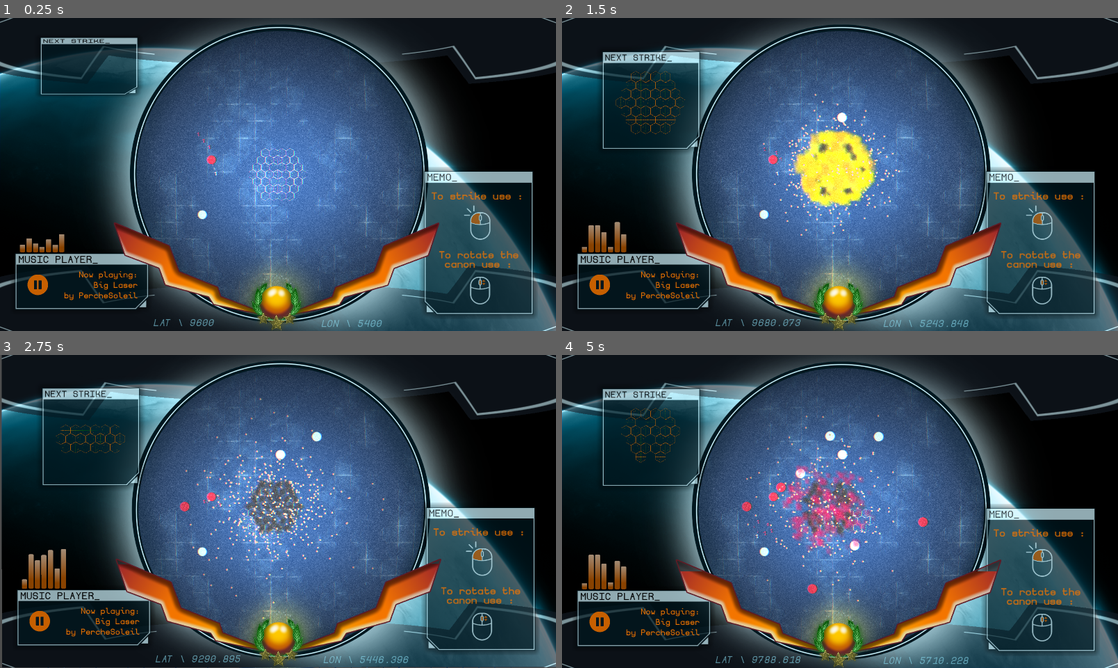
Above: before the commit, frames 1-4 (two rows, left to right).
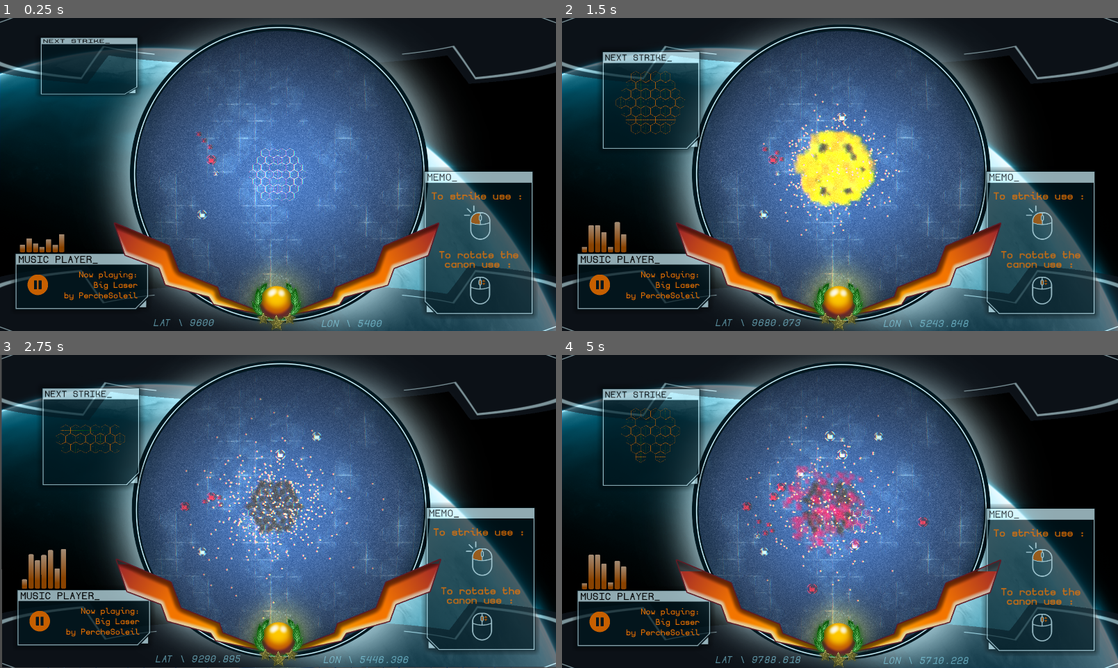
Above: after the commit, the same moments.

Repository: Rheyles/Semi-Surgical-Strike---GMTK2024
Game: Godot game, scene res://Scenes/Test/test.tscn
The game is run twice, just before and just after one commit, with the same random seed, the same clock (stepped at 60 frames per second) and the same inputs.
Inputs (mouse positions are in pixels of both pictures, inside the frame that each line leads up to):
- Up to frame 1 (0.25 s): no input
- Up to frame 2 (1.5 s): click (840, 174) at 0.6 s; move the mouse to (845, 168) at 1.27 s; right-click (845, 168) at 1.35 s
- Up to frame 3 (2.75 s): move the mouse to (266, 514) at 2.02 s; tap Mouse wheel down (Rotate_Down) at 2.1 s
- Up to frame 4 (5 s): move the mouse to (817, 520) at 2.77 s; tap Mouse wheel up (Rotate_Up) at 2.85 s; move the mouse to (828, 511) at 3.52 s; click (828, 511) at 3.6 s; move the mouse to (845, 520) at 4.27 s; right-click (845, 520) at 4.35 s

The runs differ from the first frame. In frame 1, 0.1% of the frame differs, in the area x 35-40%, y 36-65%; in frame 2, 0.2%; in frame 3, 0.2%; in frame 4, 0.5%, in the area x 32-66%, y 24-77%.

Commit message:
Music update + Base icons por units

Diff:
--- a/Scenes/Test/test.tscn
+++ b/Scenes/Test/test.tscn
@@ -25,12 +25,12 @@
 [ext_resource type="Texture2D" uid="uid://buu1cgllhowag" path="res://Ressources/Sprites/Battleground/jauge_fill.png" id="19_8pmpo"]
 [ext_resource type="FontFile" uid="uid://dn3uk4r35blam" path="res://Ressources/Fonts/BorgenBold.ttf" id="19_rggjf"]
 [ext_resource type="Texture2D" uid="uid://bxlada3plcdt3" path="res://Ressources/Sprites/UI/left_click.png" id="20_viy54"]
-[ext_resource type="AudioStream" uid="uid://cjoc0y3c52bgf" path="res://Ressources/Musics/game_jam_3.wav" id="21_l4803"]
 [ext_resource type="Texture2D" uid="uid://ltie3itbc25u" path="res://Ressources/Sprites/UI/molette.png" id="21_ylq0g"]
 [ext_resource type="Texture2D" uid="uid://cyqatjp5xws50" path="res://Ressources/Sprites/UI/190521.png" id="22_mqgrw"]
 [ext_resource type="Script" path="res://Scenes/UI/CanonCoord.gd" id="22_yk8t1"]
 [ext_resource type="FontFile" uid="uid://c8f0ndoan20ok" path="res://Ressources/Fonts/BorgenBoldOblique.ttf" id="23_1qr2o"]
 [ext_resource type="Texture2D" uid="uid://bntk58cqucmdh" path="res://Ressources/Sprites/UI/audio_bar.png" id="23_fiaqb"]
+[ext_resource type="AudioStream" uid="uid://3nho6m56acmh" path="res://Ressources/Musics/game_jam_5.wav" id="31_u6hdj"]
 
 [sub_resource type="NavigationPolygon" id="NavigationPolygon_ylkdq"]
 vertices = PackedVector2Array(282, -438, 489, -225, 512, 59, 426, 303, 176, 500, -176, 498, -447, 312, -533, -27, -439, -293, -244, -461, 15, -511)
@@ -834,6 +834,6 @@
 vertical_alignment = 1
 
 [node name="MusicPlayer" type="AudioStreamPlayer" parent="."]
-stream = ExtResource("21_l4803")
+stream = ExtResource("31_u6hdj")
 autoplay = true
 bus = &"Music"
--- a/Scenes/base_city/base_city.gd
+++ b/Scenes/base_city/base_city.gd
@@ -9,6 +9,7 @@
 # Called when the node enters the scene tree for the first time.
 func _ready():
 	modulate = DATA.team_color[TEAM]
+	$Art/AnimationPlayer.play("idle")
 	$NavigationObstacle2D.radius = $CollisionShape2D.shape.radius
 
 
--- a/Scenes/base_city/base_city.tscn
+++ b/Scenes/base_city/base_city.tscn
@@ -1,12 +1,37 @@
-[gd_scene load_steps=10 format=3 uid="uid://ouwypy3gld76"]
+[gd_scene load_steps=15 format=3 uid="uid://ouwypy3gld76"]
 
 [ext_resource type="Script" path="res://Scenes/base_city/base_city.gd" id="1_65fsf"]
-[ext_resource type="Texture2D" uid="uid://b3yoliapk3bl0" path="res://Ressources/Sprites/Placeholders/PlaceHolder_Circle - Copie.png" id="1_xkpib"]
 [ext_resource type="PackedScene" uid="uid://dioy76npxq04q" path="res://Scenes/base_unit/base_unit.tscn" id="2_v1arg"]
+[ext_resource type="Texture2D" uid="uid://mmnb81msxtbp" path="res://Ressources/Sprites/Shadow.png" id="2_xej13"]
+[ext_resource type="Texture2D" uid="uid://bdheytk1e3wjw" path="res://Ressources/Sprites/Units/factory.png" id="3_pxpf6"]
 [ext_resource type="PackedScene" uid="uid://bcas4k2m4wmak" path="res://Scenes/basic_components/health_component.tscn" id="3_v75ac"]
+[ext_resource type="Texture2D" uid="uid://cc6wog45c7uas" path="res://Ressources/Sprites/Units/contour.png" id="4_d3i7x"]
 [ext_resource type="PackedScene" uid="uid://4pibc52li4jo" path="res://Scenes/basic_components/attack_component.tscn" id="4_ia1o0"]
+[ext_resource type="Texture2D" uid="uid://cusg415dvvmt2" path="res://Ressources/Sprites/light.png" id="5_46emf"]
 [ext_resource type="PackedScene" uid="uid://c1i11btexox5i" path="res://Scenes/projectiles/base_projectile.tscn" id="5_y4m43"]
 [ext_resource type="PackedScene" uid="uid://ta3blwa24sqb" path="res://Scenes/basic_components/factory_component.tscn" id="6_hxf1v"]
+
+[sub_resource type="Animation" id="Animation_xn7aq"]
+resource_name = "idle"
+length = 2.0
+loop_mode = 1
+tracks/0/type = "value"
+tracks/0/imported = false
+tracks/0/enabled = true
+tracks/0/path = NodePath("Contour:scale")
+tracks/0/interp = 2
+tracks/0/loop_wrap = true
+tracks/0/keys = {
+"times": PackedFloat32Array(0, 1, 2),
+"transitions": PackedFloat32Array(1, 1, 1),
+"update": 0,
+"values": [Vector2(1, 1), Vector2(0.86, 0.86), Vector2(1, 1)]
+}
+
+[sub_resource type="AnimationLibrary" id="AnimationLibrary_yhw6s"]
+_data = {
+"idle": SubResource("Animation_xn7aq")
+}
 
 [sub_resource type="CircleShape2D" id="CircleShape2D_plehk"]
 radius = 15.0
@@ -17,10 +42,32 @@
 [node name="BaseCity" type="StaticBody2D"]
 script = ExtResource("1_65fsf")
 
-[node name="Sprite2D" type="Sprite2D" parent="."]
-scale = Vector2(0.5, 0.5)
-texture = ExtResource("1_xkpib")
-metadata/_edit_lock_ = true
+[node name="Art" type="Node2D" parent="."]
+modulate = Color(1, 1, 1, 0.901961)
+position = Vector2(-1.19209e-07, 0)
+scale = Vector2(0.087, 0.087)
+
+[node name="Shadow" type="Sprite2D" parent="Art"]
+position = Vector2(-4.76837e-06, -4.76837e-06)
+scale = Vector2(14.1844, 14.1844)
+texture = ExtResource("2_xej13")
+
+[node name="Icon" type="Sprite2D" parent="Art"]
+texture = ExtResource("3_pxpf6")
+
+[node name="Contour" type="Sprite2D" parent="Art"]
+scale = Vector2(0.94636, 0.94636)
+texture = ExtResource("4_d3i7x")
+
+[node name="Glow" type="Sprite2D" parent="Art"]
+modulate = Color(1, 1, 1, 0.286275)
+scale = Vector2(1.20512, 1.20512)
+texture = ExtResource("5_46emf")
+
+[node name="AnimationPlayer" type="AnimationPlayer" parent="Art"]
+libraries = {
+"": SubResource("AnimationLibrary_yhw6s")
+}
 
 [node name="CollisionShape2D" type="CollisionShape2D" parent="."]
 visible = false
--- a/Scenes/base_unit/base_unit.gd
+++ b/Scenes/base_unit/base_unit.gd
@@ -30,6 +30,8 @@
 # Called when the node enters the scene tree for the first time.
 func _ready():
 	modulate = DATA.team_color[TEAM]
+
+	$Art/AnimationPlayer.play("idle")
 
 	attack_radius = attack_component.radius
 	vision_radius = $VisionZone/CollisionShape2D.shape.radius
--- a/Scenes/base_unit/base_unit.tscn
+++ b/Scenes/base_unit/base_unit.tscn
@@ -1,10 +1,35 @@
-[gd_scene load_steps=10 format=3 uid="uid://dioy76npxq04q"]
+[gd_scene load_steps=15 format=3 uid="uid://dioy76npxq04q"]
 
-[ext_resource type="Texture2D" uid="uid://ckffrsy26r0ei" path="res://Ressources/Sprites/Placeholders/PlaceHolder_One.png" id="1_qtgoc"]
 [ext_resource type="Script" path="res://Scenes/base_unit/base_unit.gd" id="1_wfj7a"]
+[ext_resource type="Texture2D" uid="uid://t0hwt6wo2dit" path="res://Ressources/Sprites/Units/robot.png" id="2_8afc7"]
+[ext_resource type="Texture2D" uid="uid://mmnb81msxtbp" path="res://Ressources/Sprites/Shadow.png" id="2_a1prw"]
 [ext_resource type="PackedScene" uid="uid://bcas4k2m4wmak" path="res://Scenes/basic_components/health_component.tscn" id="3_jichy"]
+[ext_resource type="Texture2D" uid="uid://cc6wog45c7uas" path="res://Ressources/Sprites/Units/contour.png" id="3_m2jqj"]
 [ext_resource type="PackedScene" uid="uid://4pibc52li4jo" path="res://Scenes/basic_components/attack_component.tscn" id="3_qg651"]
 [ext_resource type="PackedScene" uid="uid://c1i11btexox5i" path="res://Scenes/projectiles/base_projectile.tscn" id="4_8dojy"]
+[ext_resource type="Texture2D" uid="uid://cusg415dvvmt2" path="res://Ressources/Sprites/light.png" id="5_s845g"]
+
+[sub_resource type="Animation" id="Animation_xn7aq"]
+resource_name = "idle"
+length = 2.0
+loop_mode = 1
+tracks/0/type = "value"
+tracks/0/imported = false
+tracks/0/enabled = true
+tracks/0/path = NodePath("Contour:scale")
+tracks/0/interp = 2
+tracks/0/loop_wrap = true
+tracks/0/keys = {
+"times": PackedFloat32Array(0, 1, 2),
+"transitions": PackedFloat32Array(1, 1, 1),
+"update": 0,
+"values": [Vector2(1, 1), Vector2(0.86, 0.86), Vector2(1, 1)]
+}
+
+[sub_resource type="AnimationLibrary" id="AnimationLibrary_yhw6s"]
+_data = {
+"idle": SubResource("Animation_xn7aq")
+}
 
 [sub_resource type="CircleShape2D" id="CircleShape2D_f387n"]
 radius = 9.0
@@ -22,11 +47,35 @@
 motion_mode = 1
 script = ExtResource("1_wfj7a")
 
-[node name="Sprite2D" type="Sprite2D" parent="."]
-scale = Vector2(0.2, 0.2)
-texture = ExtResource("1_qtgoc")
+[node name="Art" type="Node2D" parent="."]
+modulate = Color(1, 1, 1, 0.901961)
+position = Vector2(-1.19209e-07, 0)
+scale = Vector2(0.047, 0.047)
+
+[node name="Shadow" type="Sprite2D" parent="Art"]
+position = Vector2(-4.76837e-06, -4.76837e-06)
+scale = Vector2(14.1844, 14.1844)
+texture = ExtResource("2_a1prw")
+
+[node name="Icon" type="Sprite2D" parent="Art"]
+texture = ExtResource("2_8afc7")
+
+[node name="Contour" type="Sprite2D" parent="Art"]
+scale = Vector2(0.94636, 0.94636)
+texture = ExtResource("3_m2jqj")
+
+[node name="Glow" type="Sprite2D" parent="Art"]
+modulate = Color(1, 1, 1, 0.286275)
+scale = Vector2(1.20512, 1.20512)
+texture = ExtResource("5_s845g")
+
+[node name="AnimationPlayer" type="AnimationPlayer" parent="Art"]
+libraries = {
+"": SubResource("AnimationLibrary_yhw6s")
+}
 
 [node name="CollisionShape2D" type="CollisionShape2D" parent="."]
+visible = false
 shape = SubResource("CircleShape2D_f387n")
 
 [node name="NavigationAgent2D" type="NavigationAgent2D" parent="."]
Not shown, removed: Ressources/Musics/game_jam_3.wav.import
Not shown, added: Ressources/Musics/game_jam_5.wav.import
Binary file added: Ressources/Sprites/Units/contour.png
Not shown, added: Ressources/Sprites/Units/contour.png.import
Binary file added: Ressources/Sprites/Units/factory.png
Not shown, added: Ressources/Sprites/Units/factory.png.import
Binary file added: Ressources/Sprites/Units/robot.png
Not shown, added: Ressources/Sprites/Units/robot.png.import
Not shown, changed: Ressources/Musics/game_jam_3.wav
Not shown, added: Ressources/Musics/game_jam_5.wav
Not shown, added: Ressources/Sprites/Units/units.kra
Not shown, added: Ressources/Sprites/Units/units.kra~
